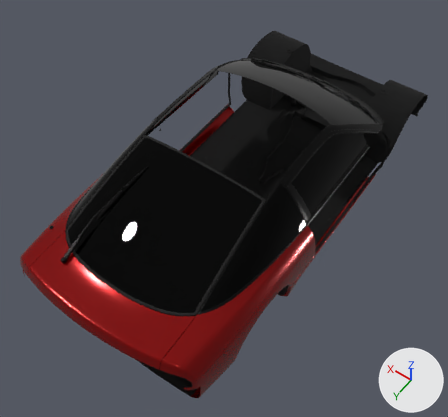
The glTF model content/cars/nissan_rs13/chassis.glb as it was, and as the next commit left it.
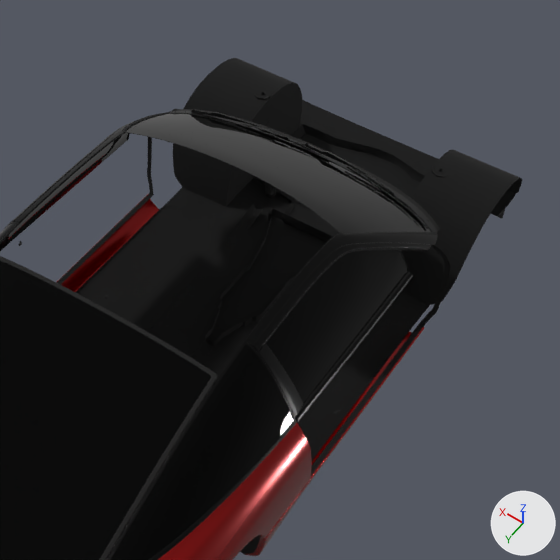
There are two pictures of each version: one whole from a camera (50 mm lens) standing at (-1.84, 3.2, 4.31) and looking at (0.0, 0.61, 0.25), one close up on the part from 33% to 100% of the width and 0% to 72% of the height. Lighting does not change. The marker at lower right points along +X, +Y and +Z. Where no turn or scale is listed for an object, it has been applied to the vertices. Vertices at the same position are counted once.

Objects in the first close-up: 'Body', 'Plastic', 'Rubber', 'Undercarriage', 'Windows', 'Wipers'.
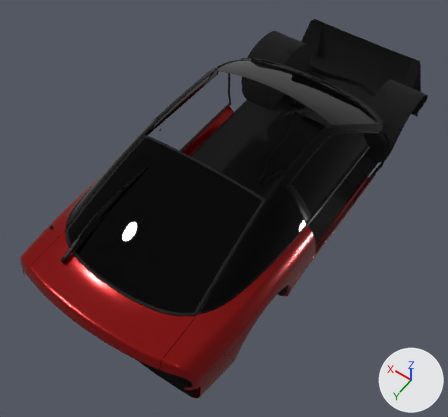
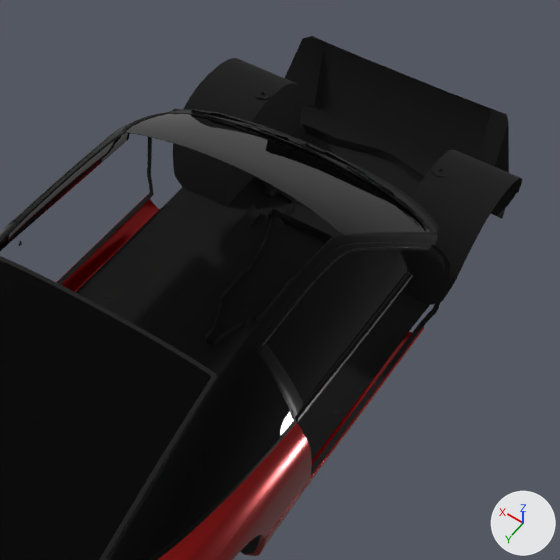
Changed parts and their boxes [x1, y1, x2, y2] in the close-ups (560 x 560 px):
```json
{"object": "Undercarriage", "change": "reshaped", "before": [57, 58, 522, 559], "after": [57, 36, 522, 559]}
{"part": 1, "of": "me_undercarriage", "change": "built on", "before": [302, 100, 313, 105], "after": [285, 36, 509, 173]}
```

Edits to the scene script, one JSON object a line:
```json
{"block": "me_undercarriage", "where": "# used by ob_undercarriage; location = (0.0, 0.0, 0.015)"}
{"op": "remove", "block": "me_undercarriage", "code": "me_undercarriage.from_pydata(...)  # 2777 vertices, 4403 faces; spans x -0.85..0.85, y -1.81..2.02, z -0.05..0.67"}
{"op": "add", "block": "me_undercarriage", "code": "me_undercarriage.from_pydata(...)  # 2786 vertices, 4429 faces; spans x -0.85..0.85, y -1.81..2.02, z -0.05..0.67"}
{"block": "me_undercarriage", "change": "me_undercarriage part 1"}
{"block": "me_undercarriage", "change": "3 faces are deleted"}
{"block": "me_undercarriage", "change": "4 vertices are added at (-0.61, -1.77, 0.44), (-0.5, -1.81, 0.44), (0.5, -1.81, 0.44), (0.61, -1.77, 0.44)"}
{"block": "me_undercarriage", "change": "5 new vertices lie (0.0, 0.0, 0.44) away from vertices in x -0.58..0.58, y -1.81, z 0.0..0.01"}
{"block": "me_undercarriage", "change": "29 new faces join them"}
```
